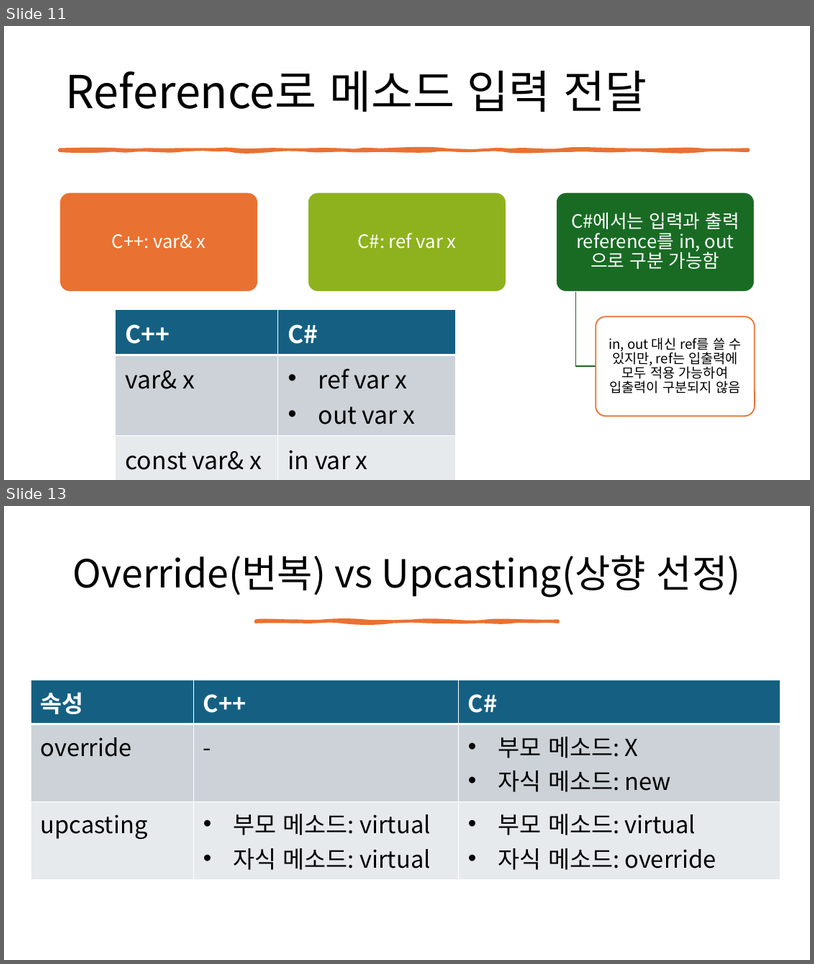
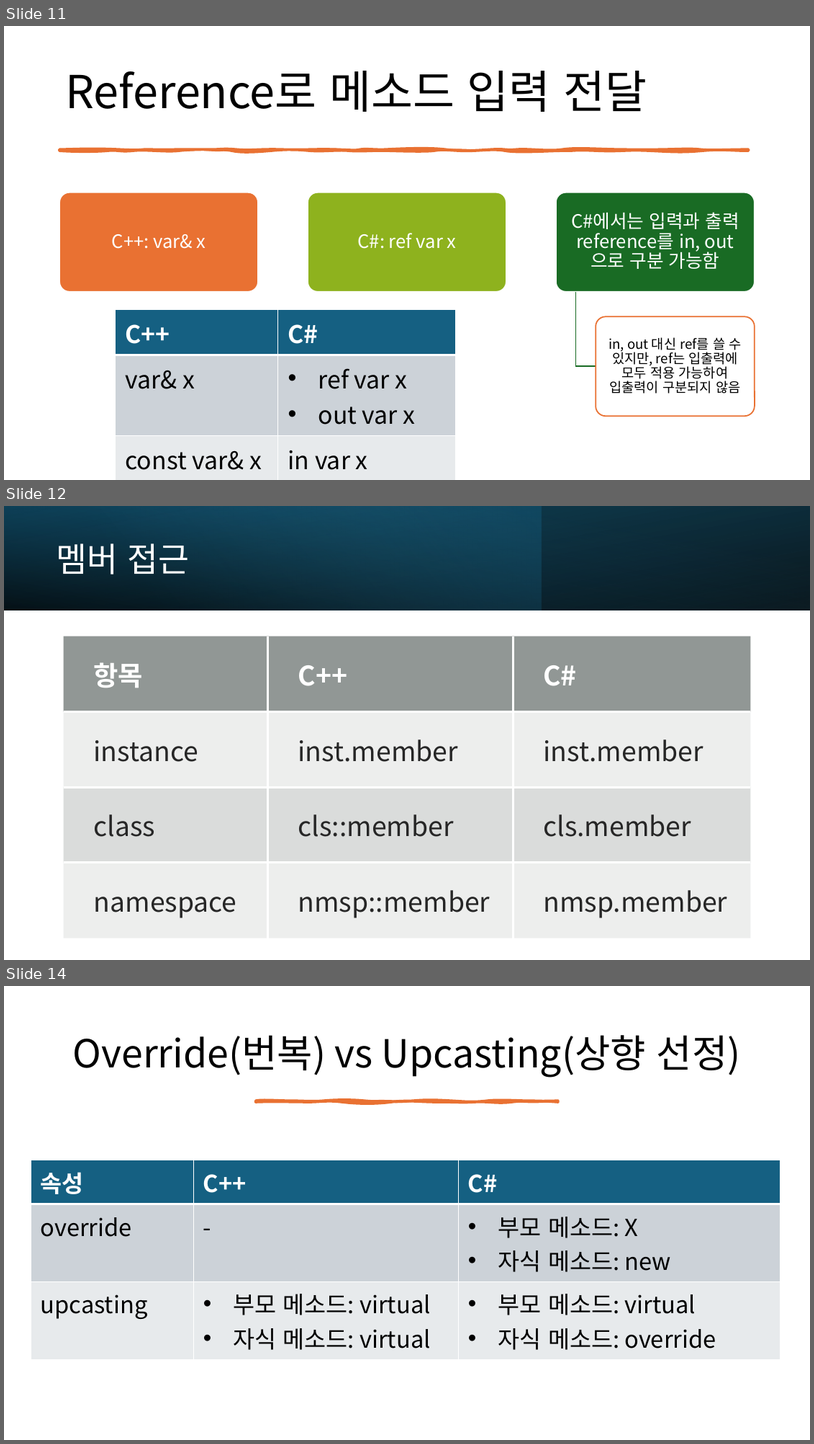
Before and after one commit to mokwongame/CS_2025_2, a slide deck: C# 문법.pptx. Shown one above the other, each under a label of ours: slides 11 and 13 before the commit, slides 11, 12 and 14 after it; the slides between them are not shown. The pictures are 814x964 and 814x1444 pixels, drawn with LibreOffice and Linux fonts; fonts in the diff are those of the drawing. Boxes give left, top, right and bottom in pixels: in the first picture for what was removed or moved away, otherwise in the second. Text is boxed around its words. In the diff, an @@ line names an element or a change of style, - is before the commit and + after.

```diff
--- a/C# 문법.pptx
+++ b/C# 문법.pptx
@@ slide 12 added at (x1=4, y1=506, x2=810, y2=960), background #FFFFFF @@
@@ rectangle added at (x1=4, y1=506, x2=810, y2=610), fill gradient #000000 to #104862 @@
@@ rectangle added at (x1=4, y1=506, x2=542, y2=610), fill gradient #156082 to #46B1E1 @@
@@ rectangle added at (x1=4, y1=506, x2=810, y2=610), fill gradient #000000 to #156082 @@
@@ title added at (x1=57, y1=543, x2=189, y2=574), 40 pt, text #FFFFFF @@
+멤버 접근
@@ table added at (x1=63, y1=636, x2=751, y2=931), 4 rows, 3 columns @@
+항목 | C++ | C#
+instance | inst.member | inst.member
+class | cls::member | cls.member
+namespace | nmsp::member | nmsp.member
@@ what was slide 13 is now slide 14 @@
```
Also in this commit, not shown: 1 slide changed, 1 other file.
